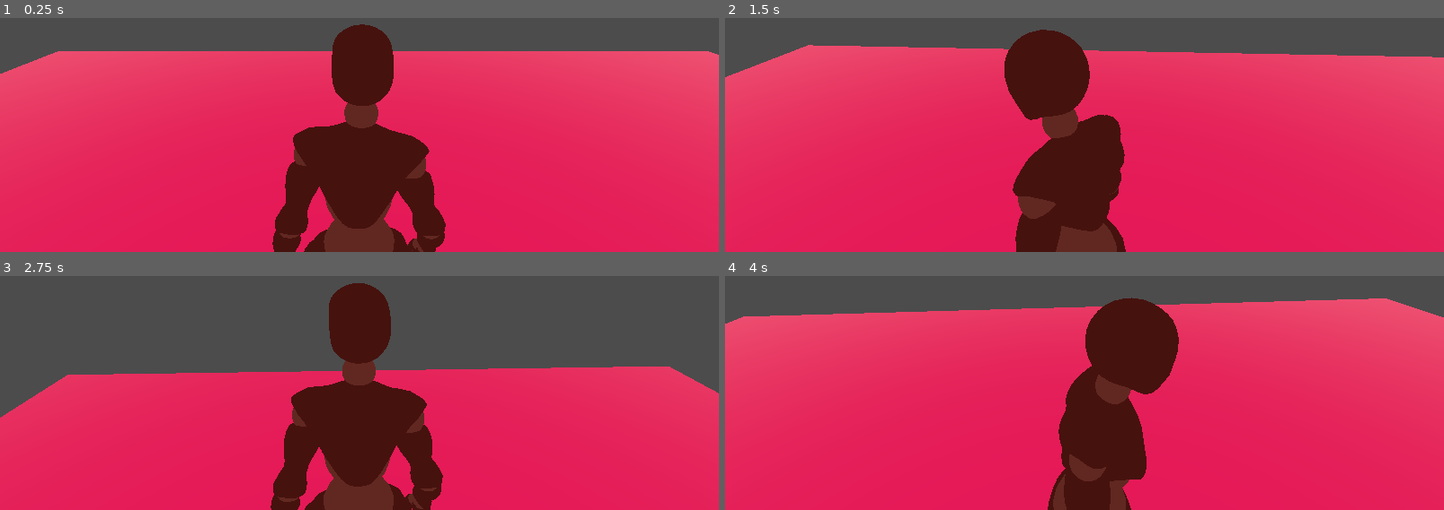
Above: before the commit, frames 1-4 (two rows, left to right).
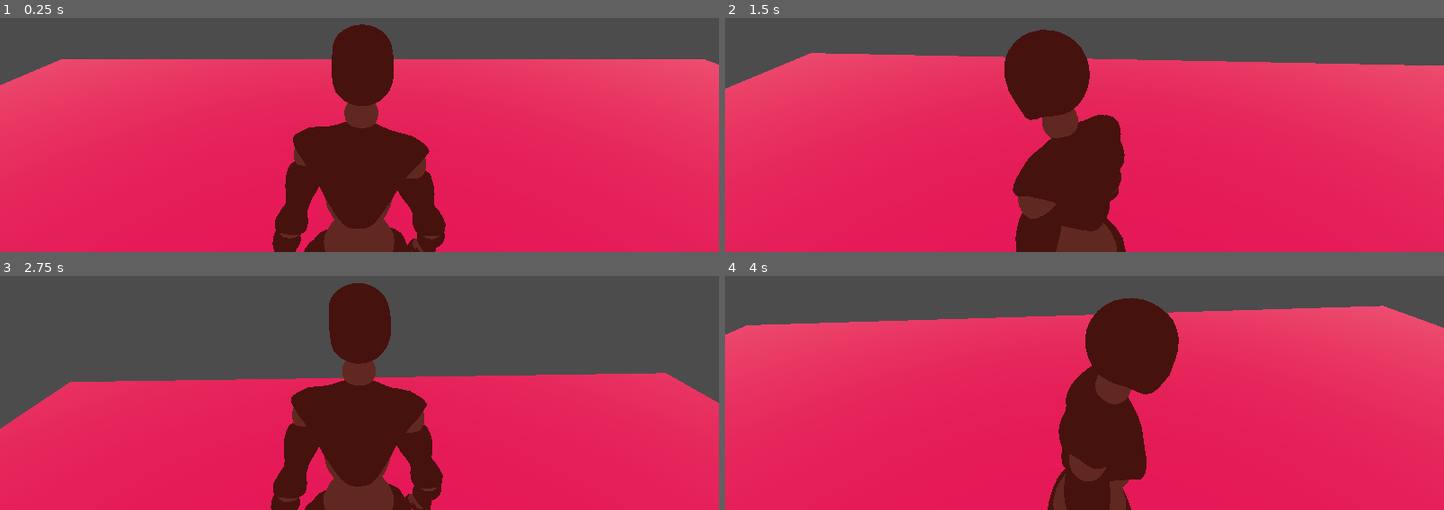
Above: after the commit, the same moments.

Repository: nischitpra/godot_test
Game: Godot game, scene res://terrain/Spatial.tscn
Same seed, same stepped clock (60 frames per second), same inputs: the game is played once before the commit and once after it.
Inputs (mouse positions are in pixels of both pictures, inside the frame that each line leads up to):
- Up to frame 1 (0.25 s): no input
- Up to frame 2 (1.5 s): tap Enter at 0.5 s; move the mouse to (1120, 41) at 0.52 s; hold S (move_bw) 0.53-1.28 s; move the mouse to (1048, 43) at 1.27 s; tap W (move_fw) at 1.35 s
- Up to frame 3 (2.75 s): move the mouse to (373, 292) at 2.02 s; tap Space (move_j) at 2.1 s
- Up to frame 4 (4 s): move the mouse to (1077, 306) at 2.77 s; tap A (move_l) at 2.85 s; move the mouse to (1134, 304) at 3.52 s; hold D (move_r) from 3.53 s (still down)

The runs differ from the first frame. In frame 1, 3.2% of the frame differs, in the area x 0-100%, y 14-29%; in frame 2, 3.2%; in frame 3, 3.1%; in frame 4, 3.2%.

Commit message:
* [b] fixed player animation foot playing below the ground

Diff:
--- a/player/Player.tscn
+++ b/player/Player.tscn
@@ -26,5 +26,5 @@
 [node name="Camera" type="Camera" parent="CameraBase/CameraRot/SpringArm"]
 
 [node name="CollisionShape" type="CollisionShape" parent="."]
-transform = Transform( 0.5, 0, 0, 0, -8.14603e-08, 0.5, 0, -0.5, -8.14603e-08, 0, 0.889088, 0 )
+transform = Transform( 0.5, 0, 0, 0, -8.14603e-08, 0.5, 0, -0.5, -8.14603e-08, 0, 0.739413, 0 )
 shape = SubResource( 1 )
